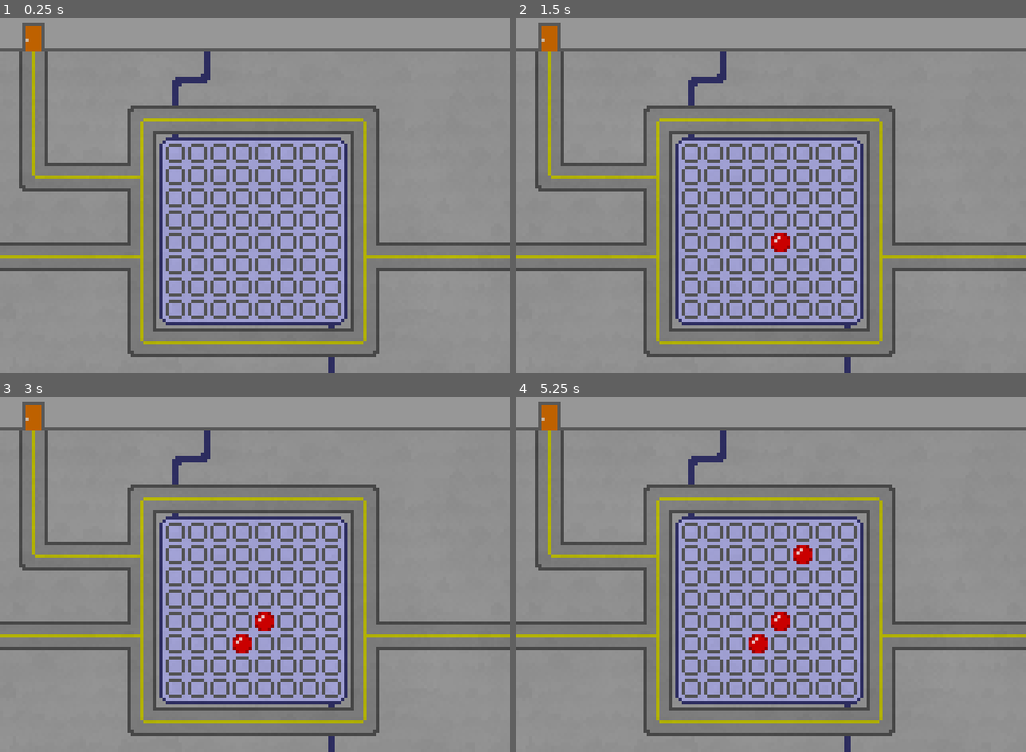
Above: before the commit, frames 1-4 (two rows, left to right).
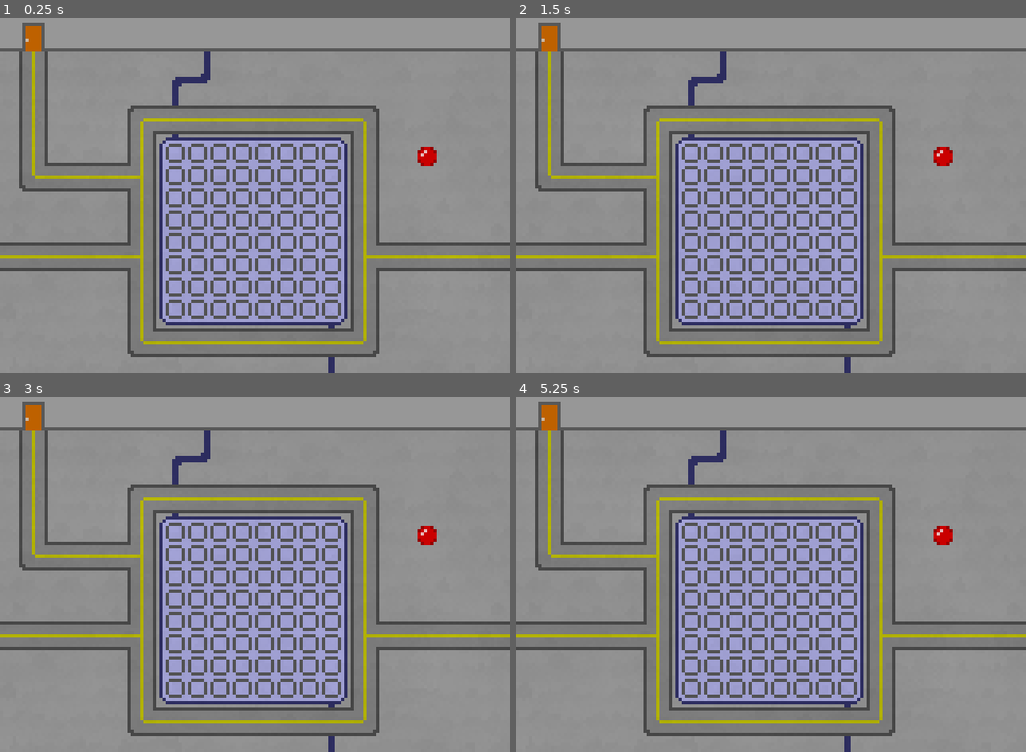
Above: after the commit, the same moments.

Repository: xphere/oh-sh-t-ludum-dare-42
Game: Godot game, scene res://scenes/game/Game.tscn
Two runs of this game, one before a commit and one after it. Both use one fixed random seed, a clock stepped at 60 frames per second and the inputs below. The project has no main scene, so this scene is started directly.
Inputs (mouse positions are in pixels of both pictures, inside the frame that each line leads up to):
- Up to frame 1 (0.25 s): no input
- Up to frame 2 (1.5 s): tap Enter at 0.5 s; move the mouse to (765, 231) at 0.52 s; click (765, 231) at 0.67 s; tap Space at 1.25 s; move the mouse to (669, 202) at 1.27 s; click (669, 202) at 1.42 s
- Up to frame 3 (3 s): tap Enter at 2 s; move the mouse to (306, 478) at 2.02 s; click (306, 478) at 2.17 s; tap Space at 2.75 s; move the mouse to (229, 638) at 2.77 s; click (229, 638) at 2.92 s
- Up to frame 4 (5.25 s): tap Enter at 3.5 s; move the mouse to (924, 617) at 3.52 s; click (924, 617) at 3.67 s; tap Space at 4.25 s; move the mouse to (618, 503) at 4.27 s; click (618, 503) at 4.42 s; move the mouse to (796, 560) at 5.02 s; click (796, 560) at 5.17 s

The runs differ from the first frame. In frame 1, 0.2% of the frame differs, in the area x 81-86%, y 36-42%; in frame 2, 0.4%; in frame 3, 0.5%; in frame 4, 0.7%, in the area x 45-86%, y 36-73%.

Commit message:
pick up piece

Diff:
--- a/scenes/game/Game.gd
+++ b/scenes/game/Game.gd
@@ -2,7 +2,8 @@
 
 enum State {
 	IDLE = 0,
-	PLACING = 1,
+	PICKED = 1,
+	PLACING = 2,
 }
 
 var state = State.IDLE
@@ -18,6 +19,7 @@
 	if state == State.PLACING and event is InputEventMouseButton:
 		if event.button_index == BUTTON_LEFT and event.is_pressed():
 			$Grid.cell_at(mouse_position).toggle()
+			state = State.IDLE
 
 
 func _process(delta):
@@ -31,10 +33,20 @@
 
 
 func _on_Grid_mouse_entered():
-	state = State.PLACING
-	$Cursor/Placeholder.visible = true
+	if state == State.PICKED:
+		state = State.PLACING
+		$Cursor/Placeholder.visible = true
 
 
 func _on_Grid_mouse_exited():
-	state = State.IDLE
-	$Cursor/Placeholder.visible = false
+	if state == State.PLACING:
+		state = State.IDLE
+		$Cursor/Placeholder.visible = false
+
+
+func _on_Piece_input_event(viewport, event, shape_idx):
+	if not event is InputEventMouseButton:
+		return
+
+	if state == State.IDLE:
+		state = State.PICKED
--- a/scenes/game/Game.tscn
+++ b/scenes/game/Game.tscn
@@ -1,10 +1,15 @@
-[gd_scene load_steps=6 format=2]
+[gd_scene load_steps=7 format=2]
 
 [ext_resource path="res://scenes/game/Game.gd" type="Script" id=1]
 [ext_resource path="res://scenes/game/floor.png" type="Texture" id=2]
 [ext_resource path="res://scenes/game/wall.png" type="Texture" id=3]
 [ext_resource path="res://scenes/grid/Grid.tscn" type="PackedScene" id=4]
 [ext_resource path="res://scenes/grid/bits.png" type="Texture" id=5]
+
+[sub_resource type="CircleShape2D" id=1]
+
+custom_solver_bias = 0.0
+radius = 4.0
 
 [node name="Game" type="Node" index="0"]
 
@@ -58,8 +63,6 @@
 
 [node name="Cursor" type="Position2D" parent="." index="4"]
 
-editor/display_folded = true
-
 [node name="Placeholder" type="Sprite" parent="Cursor" index="0"]
 
 visible = false
@@ -69,6 +72,31 @@
 region_rect = Rect2( 0, 0, 8, 8 )
 _sections_unfolded = [ "Offset", "Region" ]
 
+[node name="Piece" type="StaticBody2D" parent="." index="5"]
+
+position = Vector2( 134, 52 )
+input_pickable = true
+collision_layer = 1
+collision_mask = 1
+constant_linear_velocity = Vector2( 0, 0 )
+constant_angular_velocity = 0.0
+friction = 1.0
+bounce = 0.0
+_sections_unfolded = [ "Pickable" ]
+
+[node name="Bit" type="Sprite" parent="Piece" index="0"]
+
+texture = ExtResource( 5 )
+region_enabled = true
+region_rect = Rect2( 0, 0, 8, 8 )
+_sections_unfolded = [ "Offset", "Region", "Transform" ]
+
+[node name="Collision" type="CollisionShape2D" parent="Piece" index="1"]
+
+shape = SubResource( 1 )
+
 [connection signal="mouse_entered" from="Grid" to="." method="_on_Grid_mouse_entered"]
 
 [connection signal="mouse_exited" from="Grid" to="." method="_on_Grid_mouse_exited"]
+
+[connection signal="input_event" from="Piece" to="." method="_on_Piece_input_event"]
